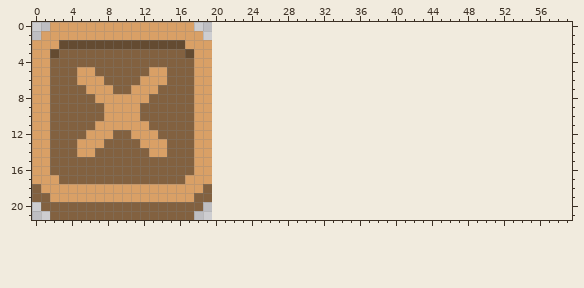
Two states of a pixel-art file, Assets/exit_button.aseprite. The first picture shows the starting point.
20x22 pixels, 1 frame. The old version is drawn lined up with the new one, on the new canvas.
And afterwards:
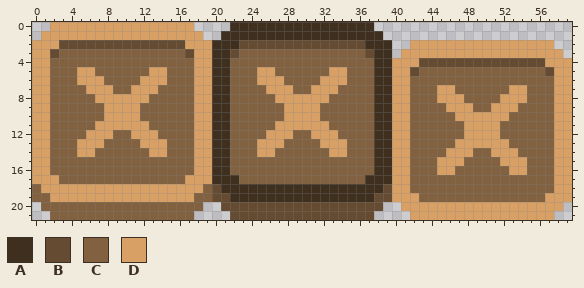
Palette (. is transparent): A #3e2f1f  B #644b31  C #826140  D #d9a066
Difference:
canvas 20x22 -> 60x22
The edit adds colour A in row 0 at x 22 to 37; in row 1 at x 21 to 38; in row 2 at x 20 to 22 and 37 to 39; in rows 3 to 16 at x 20 to 21 and 38 to 39; in row 17 at x 20 to 22 and 37 to 39; in row 18 at x 21 to 38.
The edit adds colour A in row 19 at x 22 to 37.
The edit adds colour B in row 2 at x 23 to 36; in row 3 at x 22 and 37; in row 4 at x 43 to 56; in row 5 at x 42 and 57; in row 18 at x 20 and 39; in row 19 at x 20 to 21 and 38 to 39.
The edit adds colour B in row 20 at x 21 to 38; in row 21 at x 22 to 37.
The edit adds colour C in row 3 at x 23 to 36; in row 4 at x 22 to 37; in row 5 at x 22 to 24, 27 to 32, 35 to 37 and 43 to 56; in row 6 at x 22 to 24, 28 to 31, 35 to 37 and 42 to 57; in row 7 at x 22 to 25, 29 to 30, 34 to 37, 42 to 44, 47 to 52 and 55 to 57; in row 8 at x 22 to 26, 33 to 37, 42 to 44, 48 to 51 and 55 to 57.
The edit adds colour C in row 9 at x 22 to 27, 32 to 37, 42 to 45, 49 to 50 and 54 to 57; in row 10 at x 22 to 27, 32 to 37, 42 to 46 and 53 to 57; in row 11 at x 22 to 26, 33 to 37, 42 to 47 and 52 to 57; in row 12 at x 22 to 25, 29 to 30, 34 to 37, 42 to 47 and 52 to 57; in row 13 at x 22 to 24, 28 to 31, 35 to 37, 42 to 46 and 53 to 57; in row 14 at x 22 to 24, 27 to 32, 35 to 37, 42 to 45, 49 to 50 and 54 to 57.
The edit adds colour C in row 15 at x 22 to 37, 42 to 44, 48 to 51 and 55 to 57; in row 16 at x 22 to 37, 42 to 44, 47 to 52 and 55 to 57; in row 17 at x 23 to 36 and 42 to 57; in row 18 at x 42 to 57; in row 19 at x 43 to 56.
The edit adds colour D in row 2 at x 42 to 57; in row 3 at x 41 to 58; in row 4 at x 40 to 42 and 57 to 59; in row 5 at x 25 to 26, 33 to 34, 40 to 41 and 58 to 59; in row 6 at x 25 to 27, 32 to 34, 40 to 41 and 58 to 59; in row 7 at x 26 to 28, 31 to 33, 40 to 41, 45 to 46, 53 to 54 and 58 to 59.
The edit adds colour D in row 8 at x 27 to 32, 40 to 41, 45 to 47, 52 to 54 and 58 to 59; in row 9 at x 28 to 31, 40 to 41, 46 to 48, 51 to 53 and 58 to 59; in row 10 at x 28 to 31, 40 to 41, 47 to 52 and 58 to 59; in row 11 at x 27 to 32, 40 to 41, 48 to 51 and 58 to 59; in row 12 at x 26 to 28, 31 to 33, 40 to 41, 48 to 51 and 58 to 59; in row 13 at x 25 to 27, 32 to 34, 40 to 41, 47 to 52 and 58 to 59.
The edit adds colour D in row 14 at x 25 to 26, 33 to 34, 40 to 41, 46 to 48, 51 to 53 and 58 to 59; in row 15 at x 40 to 41, 45 to 47, 52 to 54 and 58 to 59; in row 16 at x 40 to 41, 45 to 46, 53 to 54 and 58 to 59; in rows 17 to 18 at x 40 to 41 and 58 to 59; in row 19 at x 40 to 42 and 57 to 59; in row 20 at x 41 to 58.
The edit adds colour D in row 21 at x 42 to 57.
Pixel boxes of the changes (left, top, right, bottom) in both pictures:
added: (212, 22, 572, 220)
